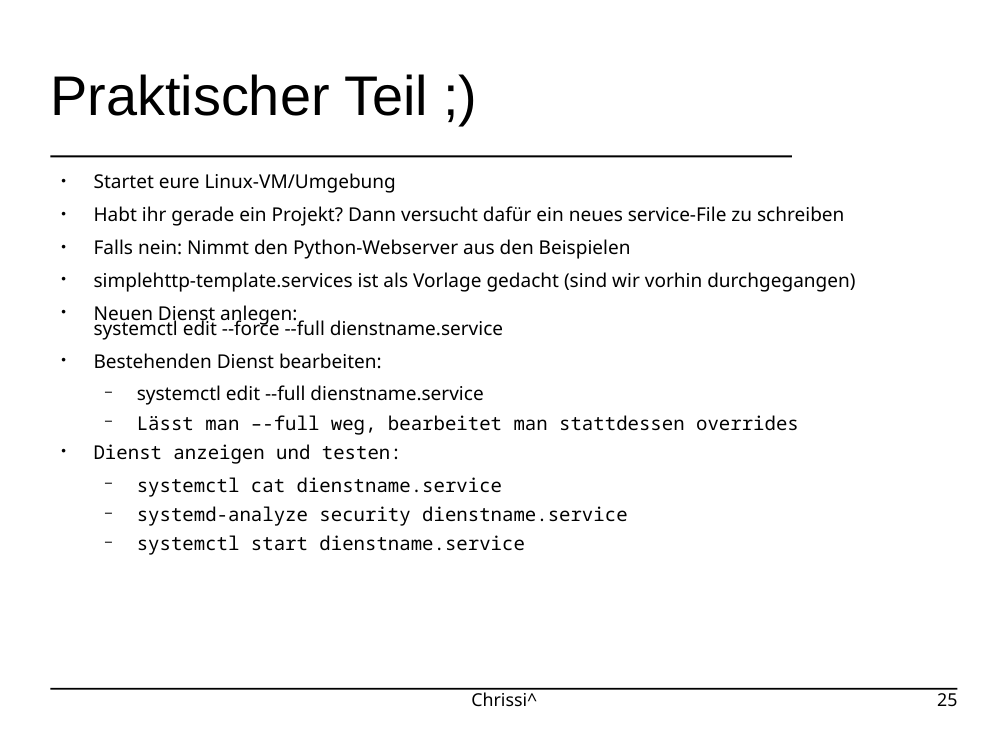
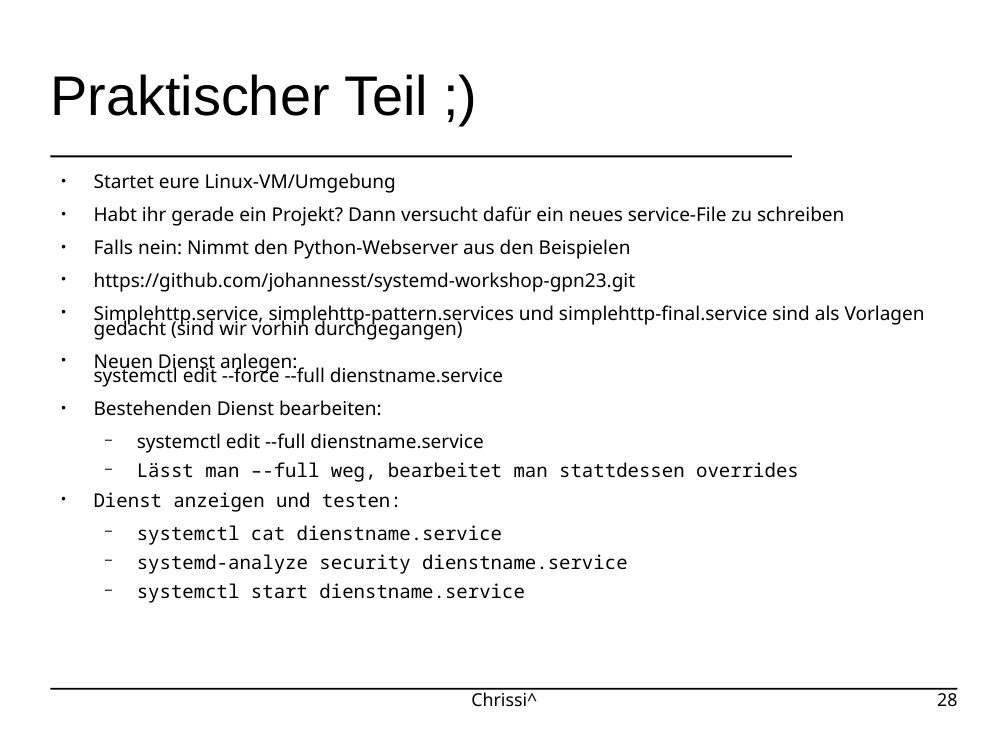
Before and after one commit to johannesst/systemd-workshop-gpn23, a slide deck: slide 28 of slides.odp (slide 25 before the commit). Drawn at 1008x756 pixels with LibreOffice and Linux fonts; fonts in the diff are those of the drawing; background and template pictures are left out. Boxes give left, top, right and bottom in pixels: in the first picture for what was removed or moved away, otherwise in the second. Text is boxed around its words. In the diff, an @@ line names an element or a change of style, - is before the commit and + after.

```diff
--- a/slides.odp
+++ b/slides.odp
@@ text at [94, 272, 925, 340]: text changed @@
-● simplehttp-template.services ist als Vorlage gedacht (sind wir vorhin durchgegangen)
+● https://github.com/johannesst/systemd-workshop-gpn23.git
+● Simplehttp.service, simplehttp-pattern.services und simplehttp-final.service sind als Vorlagen gedacht (sind wir vorhin durchgegangen)
@@ page number at [937, 689, 957, 706]: text changed @@
-25
+28
```
Also in this commit, not shown: 15 other slides changed, 3 slides added, 3 other files.
